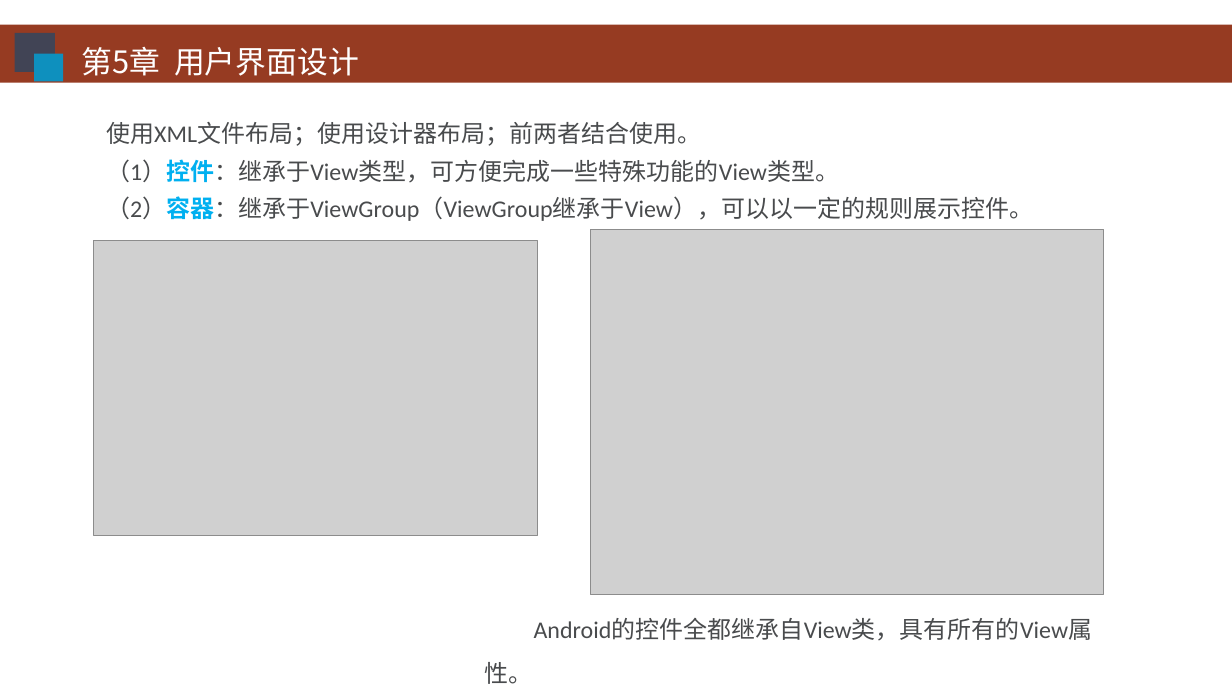
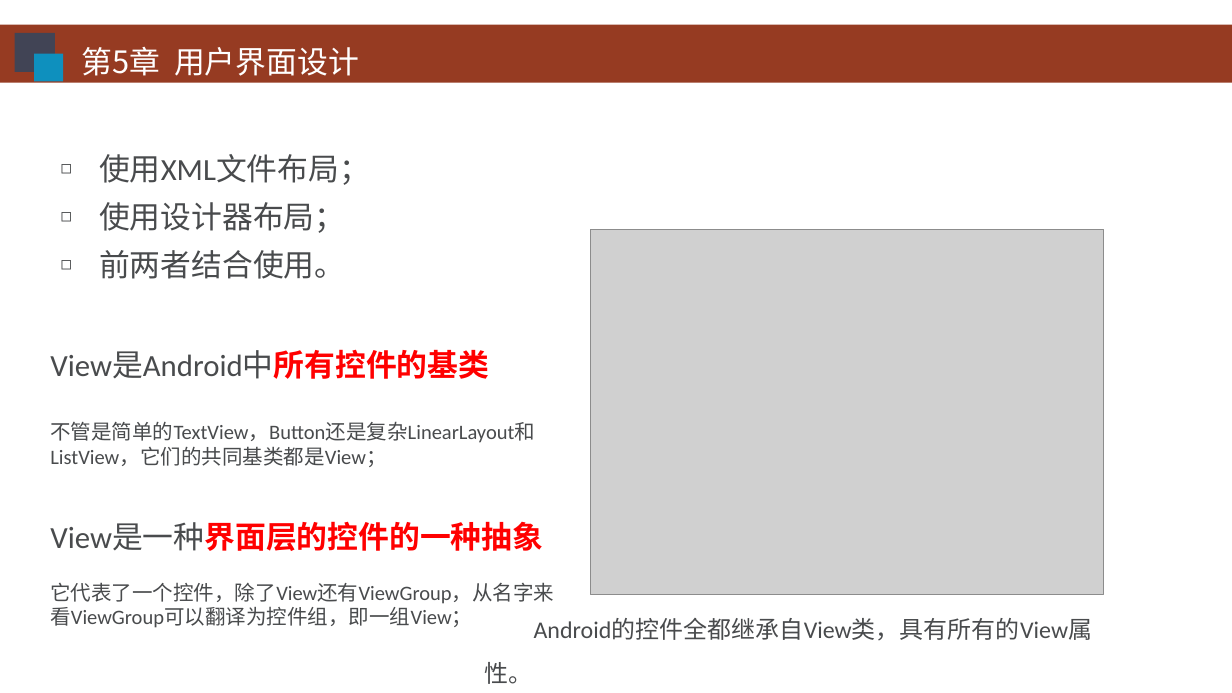
Before and after one commit to HBU/Android-PPT, a slide deck: slide 3 of 03.0 -- 用户界面 -- 第05章.ppt. Drawn at 1232x693 pixels with LibreOffice and Linux fonts; fonts in the diff are those of the drawing; grey boxes stand for pictures; background and template pictures are left out. Boxes give left, top, right and bottom in pixels: in the first picture for what was removed or moved away, otherwise in the second. Text is boxed around its words. In the diff, an @@ line names an element or a change of style, - is before the commit and + after.

```diff
--- a/03.0 -- 用户界面 -- 第05章.ppt
+++ b/03.0 -- 用户界面 -- 第05章.ppt
@@ text at (99, 154, 370, 279): text changed; size 14 to 18 pt @@
-使用XML文件布局；使用设计器布局；前两者结合使用。
-（1）控件：继承于View类型，可方便完成一些特殊功能的View类型。
-（2）容器：继承于ViewGroup（ViewGroup继承于View），可以以一定的规则展示控件。
+◻ 使用XML文件布局；
+◻ 使用设计器布局；
+◻ 前两者结合使用。
@@ picture removed at (94, 240, 537, 535) @@
@@ text added at (50, 350, 554, 628), 12 pt, text #494B4D @@
+View是Android中所有控件的基类
+不管是简单的TextView，Button还是复杂LinearLayout和ListView，它们的共同基类都是View；
+View是一种界面层的控件的一种抽象
+它代表了一个控件，除了View还有ViewGroup，从名字来看ViewGroup可以翻译为控件组，即一组View；
```
Also in this commit, not shown: 6 other slides changed.
